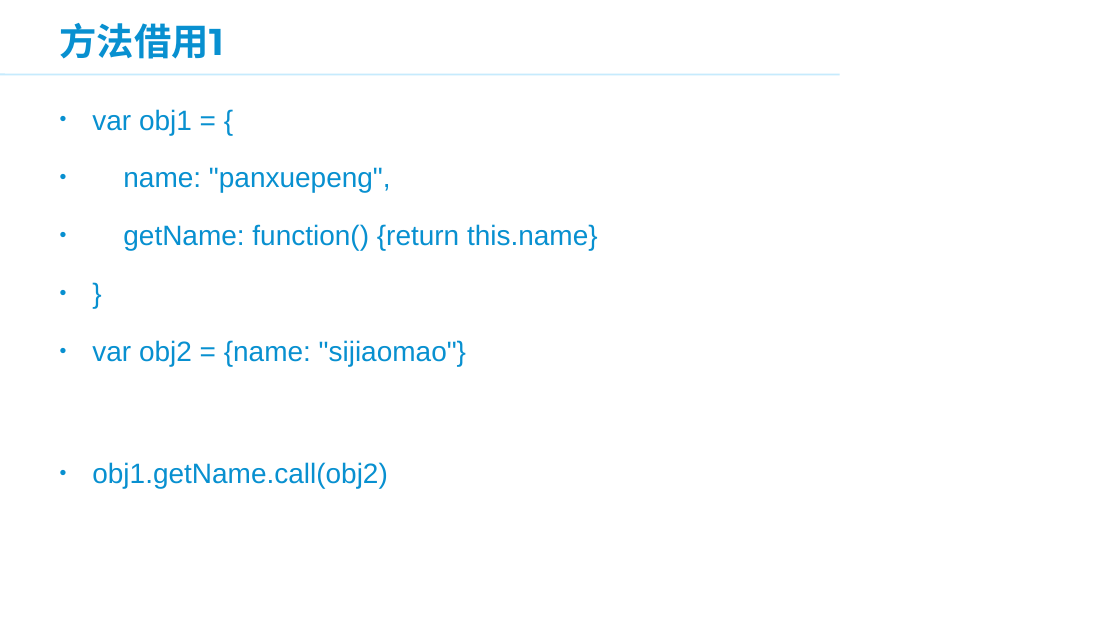
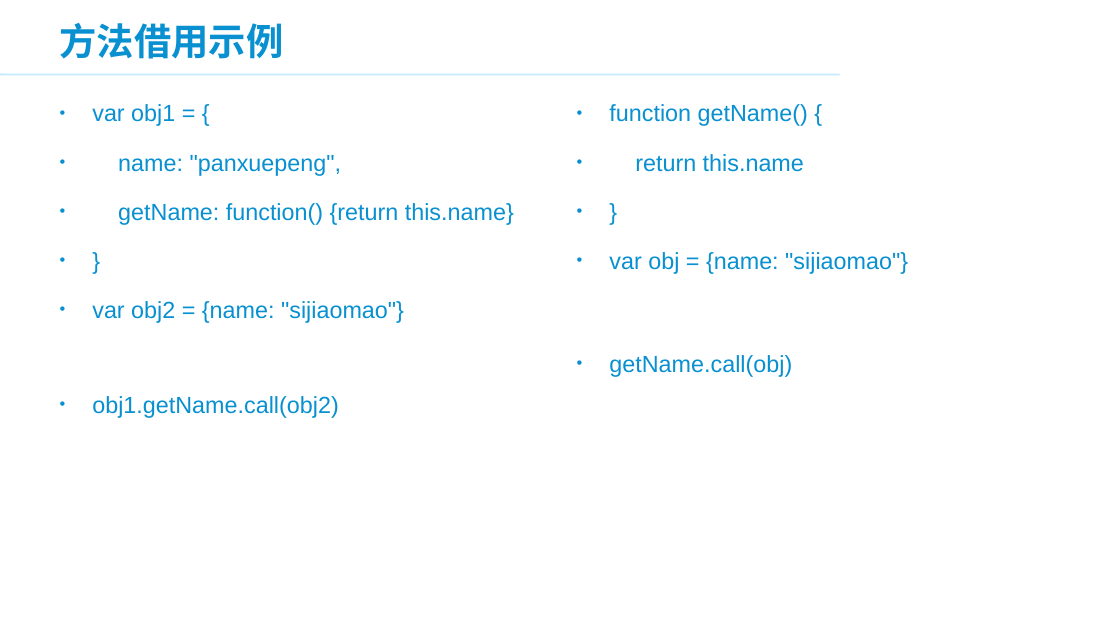
Before and after one commit to panxuepeng/javascript, a slide deck: slide 4 of ppt/3.JavaScript 高级部分.ppt. Drawn at 1120x630 pixels with LibreOffice and Linux fonts; fonts in the diff are those of the drawing; background and template pictures are left out. Boxes give left, top, right and bottom in pixels: in the first picture for what was removed or moved away, otherwise in the second. Text is boxed around its words. In the diff, an @@ line names an element or a change of style, - is before the commit and + after.

```diff
--- a/ppt/3.JavaScript 高级部分.ppt
+++ b/ppt/3.JavaScript 高级部分.ppt
@@ title at [60, 23, 284, 59]: text changed @@
-方法借用1
+方法借用示例
@@ text "var obj1 = {" at [92, 104, 514, 418]: size 24 to 20 pt; alignment justified to left; line spacing 1.1 to 1 @@
@@ text added at [609, 104, 908, 377], 20 pt, text #0890D0 @@
+• function getName() {
+• return this.name
+• }
+• var obj = {name: "sijiaomao"}
+• getName.call(obj)
```
Also in this commit, not shown: 9 other slides changed, 1 slide removed, 16 other files.
